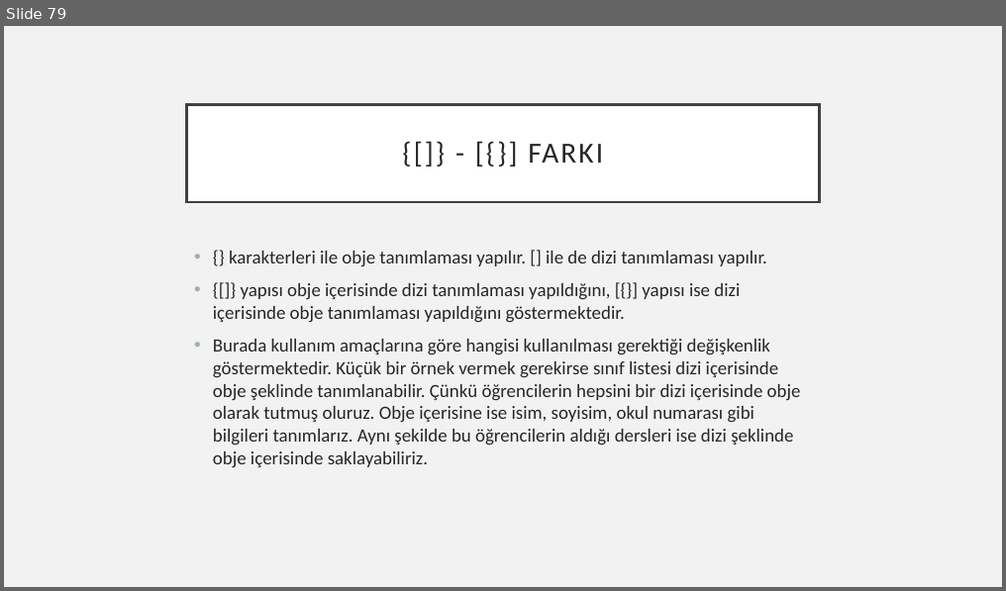
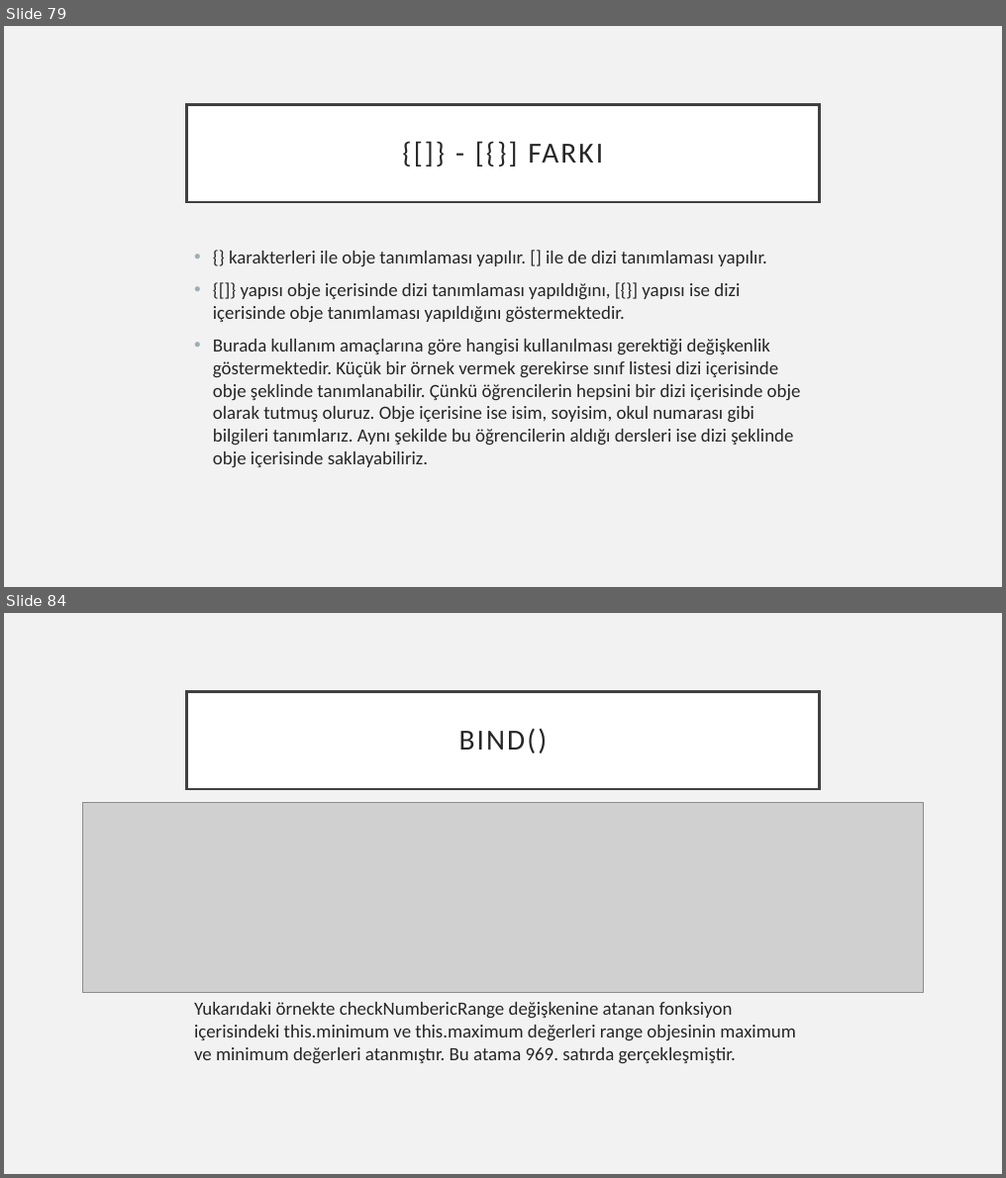
Before and after one commit to 207-Atmosware-Java-Bootcamp/3-hafta-pazartesi-sali-odevi-ardakozann, a slide deck: Turkcell_bootcamp_ArdaKozan.pptx. Shown one above the other, each under a label of ours: slide 79 before the commit, slides 79 and 84 after it; the slides between them are not shown. The pictures are 1006x591 and 1006x1178 pixels, drawn with LibreOffice and Linux fonts; fonts in the diff are those of the drawing; grey boxes stand for pictures. Boxes give left, top, right and bottom in pixels: in the first picture for what was removed or moved away, otherwise in the second. Text is boxed around its words. In the diff, an @@ line names an element or a change of style, - is before the commit and + after.

```diff
--- a/Turkcell_bootcamp_ArdaKozan.pptx
+++ b/Turkcell_bootcamp_ArdaKozan.pptx
@@ slide 84 added at (4, 613, 1002, 1174), background #F2F2F2 @@
@@ title added at (187, 691, 819, 789), fill #FFFFFF, outline #404040 2.5 pt, 28 pt, text #262626 @@
+BIND()
@@ picture added at (82, 802, 924, 992) @@
@@ text added at (194, 1002, 796, 1064), 18 pt, text #262626 @@
+Yukarıdaki örnekte checkNumbericRange değişkenine atanan fonksiyon içerisindeki this.minimum ve this.maximum değerleri range objesinin maximum ve minimum değerleri atanmıştır. Bu atama 969. satırda gerçekleşmiştir.
```
Also in this commit, not shown: 4 other slides added.
